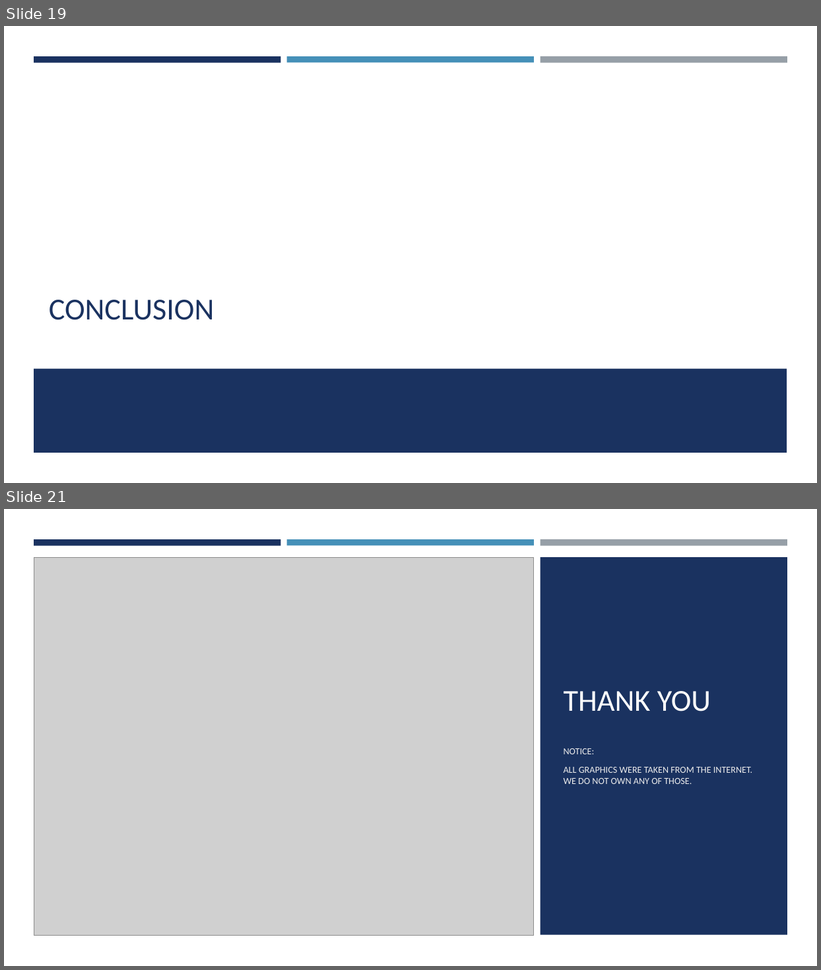
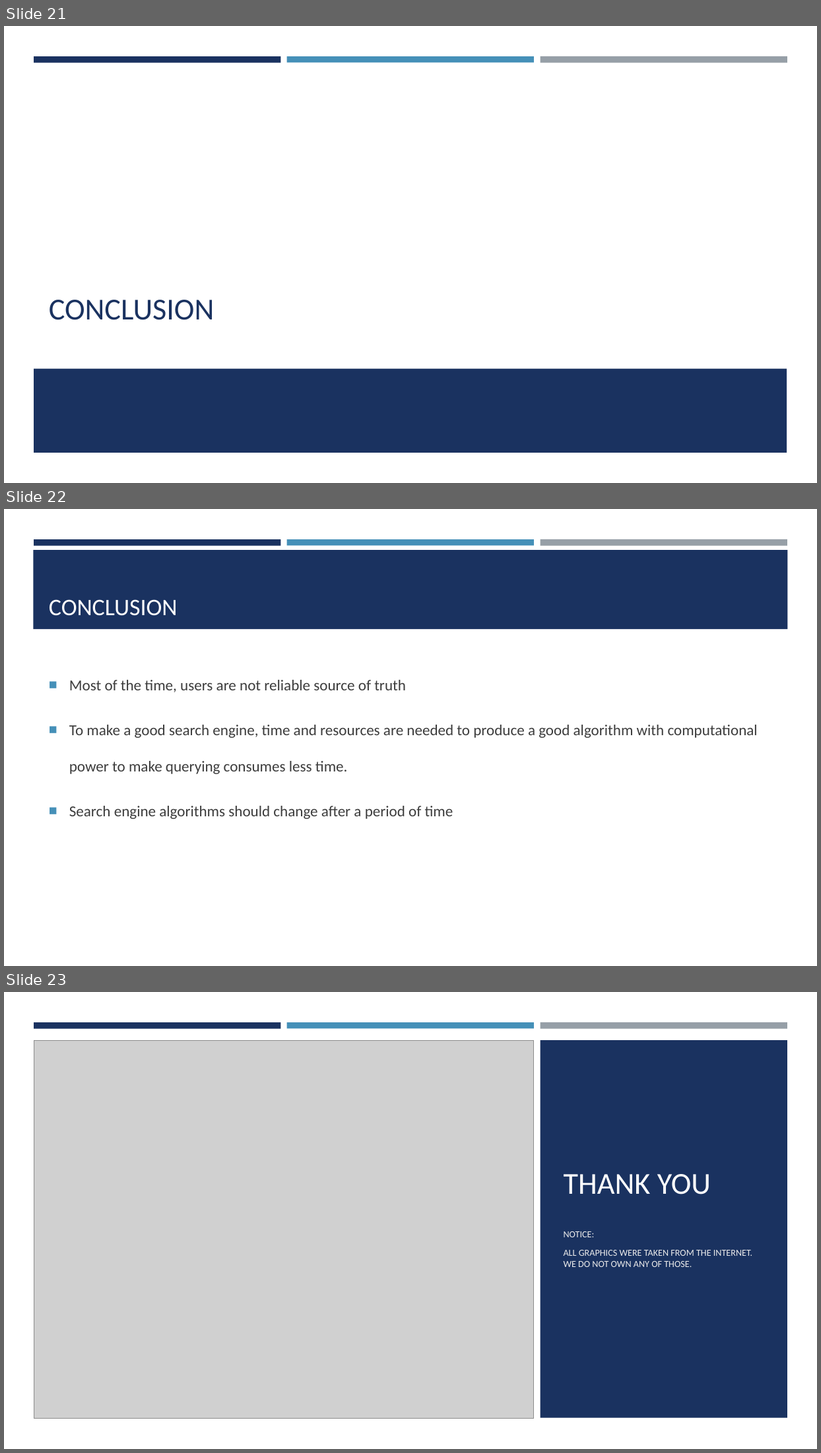
Before and after one commit to seakmengc/find_me, a slide deck: docs/find_me.pptx. Shown one above the other, each under a label of ours: slides 19 and 21 before the commit, slides 21, 22 and 23 after it; the slides between them are not shown. The pictures are 821x970 and 821x1453 pixels, drawn with LibreOffice and Linux fonts; fonts in the diff are those of the drawing; grey boxes stand for pictures. Boxes give left, top, right and bottom in pixels: in the first picture for what was removed or moved away, otherwise in the second. Text is boxed around its words. In the diff, an @@ line names an element or a change of style, - is before the commit and + after.

```diff
--- a/docs/find_me.pptx
+++ b/docs/find_me.pptx
@@ slide 22 added at (4,509,817,966), background #FFFFFF; not listed: 3 template elements that a slide beside it also shows @@
@@ rectangle added at (33,550,788,629), fill #1A3260 @@
@@ title added at (49,599,178,616), 28 pt, text #FFFFFF @@
+CONCLUSION
@@ text added at (69,680,758,819), 18 pt, text #3D3D3D @@
+■ Most of the time, users are not reliable source of truth
+■ To make a good search engine, time and resources are needed to produce a good algorithm with computational power to make querying consumes less time.
+■ Search engine algorithms should change after a period of time
@@ what was slide 19 is now slide 21 @@
@@ what was slide 21 is now slide 23 @@
```
Also in this commit, not shown: 3 slides changed, 3 other slides added, 5 slides removed, 4 other files.
